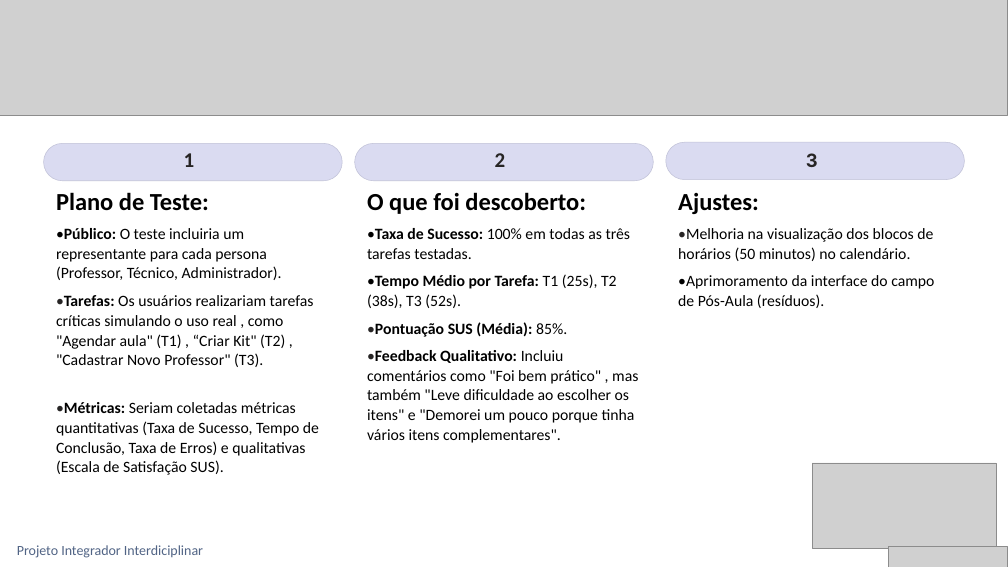
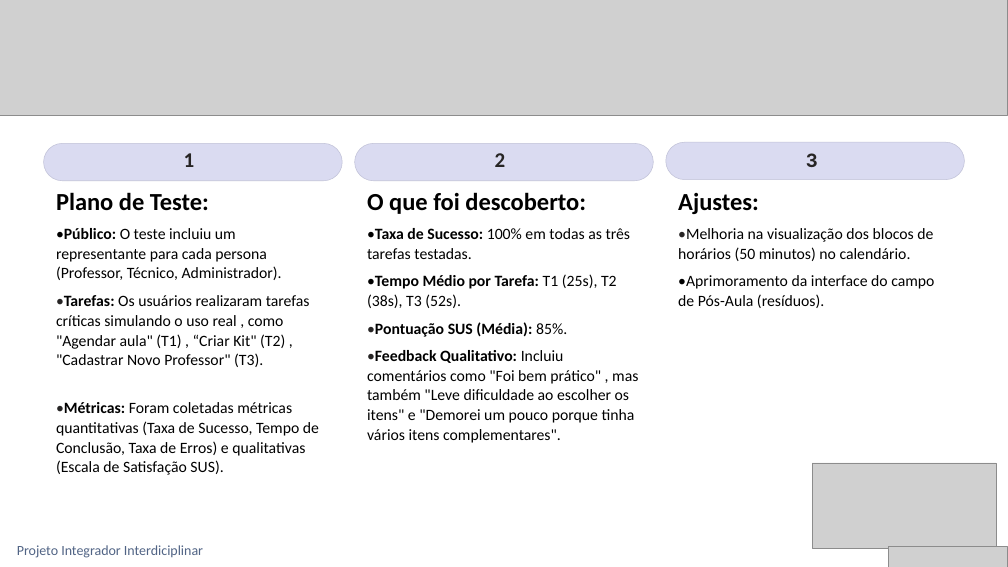
Before and after one commit to GuilhermeZanelli/ProjetoPI_2-Semestre, a slide deck: slide 8 of ApresentaçãoPI.pptx. Drawn at 1008x567 pixels with LibreOffice and Linux fonts; fonts in the diff are those of the drawing; grey boxes stand for pictures; background and template pictures are left out. Boxes give left, top, right and bottom in pixels: in the first picture for what was removed or moved away, otherwise in the second. Text is boxed around its words. In the diff, an @@ line names an element or a change of style, - is before the commit and + after.

Commit message:
docs(Slide): Submissão do Documento

```diff
--- a/ApresentaçãoPI.pptx
+++ b/ApresentaçãoPI.pptx
@@ text at bbox=[56, 228, 282, 280]: text changed @@
-•Público: O teste incluiria um representante para cada persona (Professor, Técnico, Administrador).
+•Público: O teste incluiu um representante para cada persona (Professor, Técnico, Administrador).
@@ text at bbox=[56, 295, 310, 367]: text changed @@
-•Tarefas: Os usuários realizariam tarefas críticas simulando o uso real , como "Agendar aula" (T1) , “Criar Kit" (T2) , "Cadastrar Novo Professor" (T3).
+•Tarefas: Os usuários realizaram tarefas críticas simulando o uso real , como "Agendar aula" (T1) , “Criar Kit" (T2) , "Cadastrar Novo Professor" (T3).
@@ text at bbox=[56, 402, 319, 475]: text changed @@
-•Métricas: Seriam coletadas métricas quantitativas (Taxa de Sucesso, Tempo de Conclusão, Taxa de Erros) e qualitativas (Escala de Satisfação SUS).
+•Métricas: Foram coletadas métricas quantitativas (Taxa de Sucesso, Tempo de Conclusão, Taxa de Erros) e qualitativas (Escala de Satisfação SUS).
```
